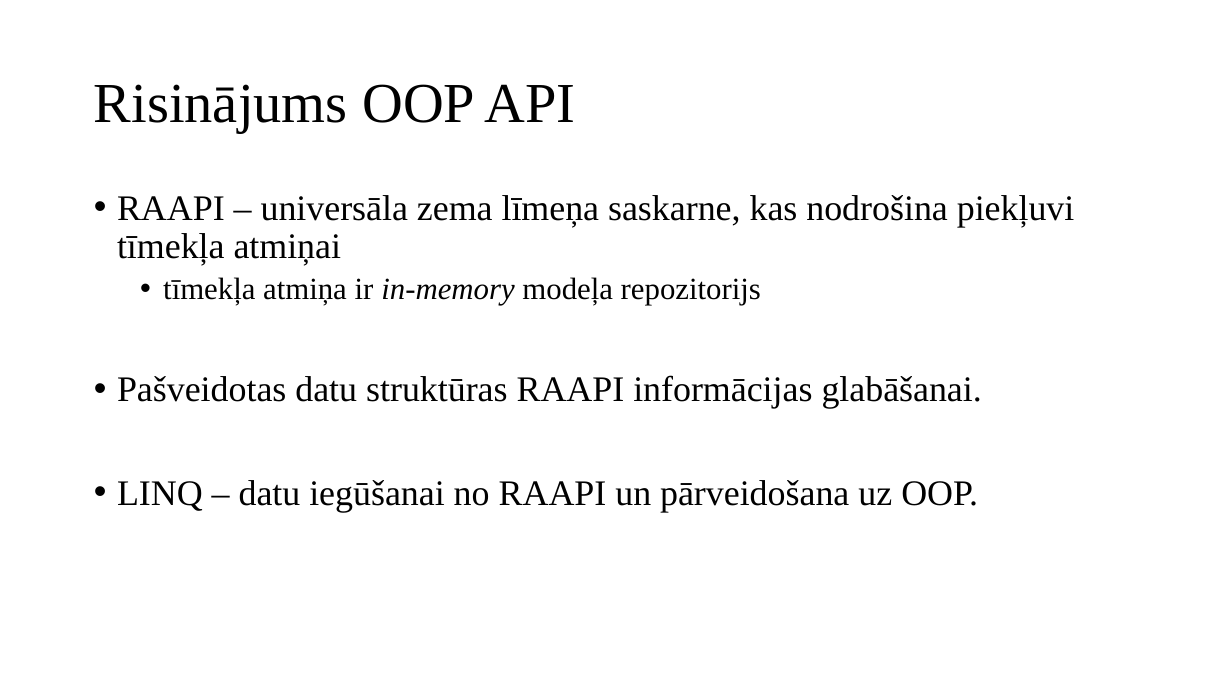
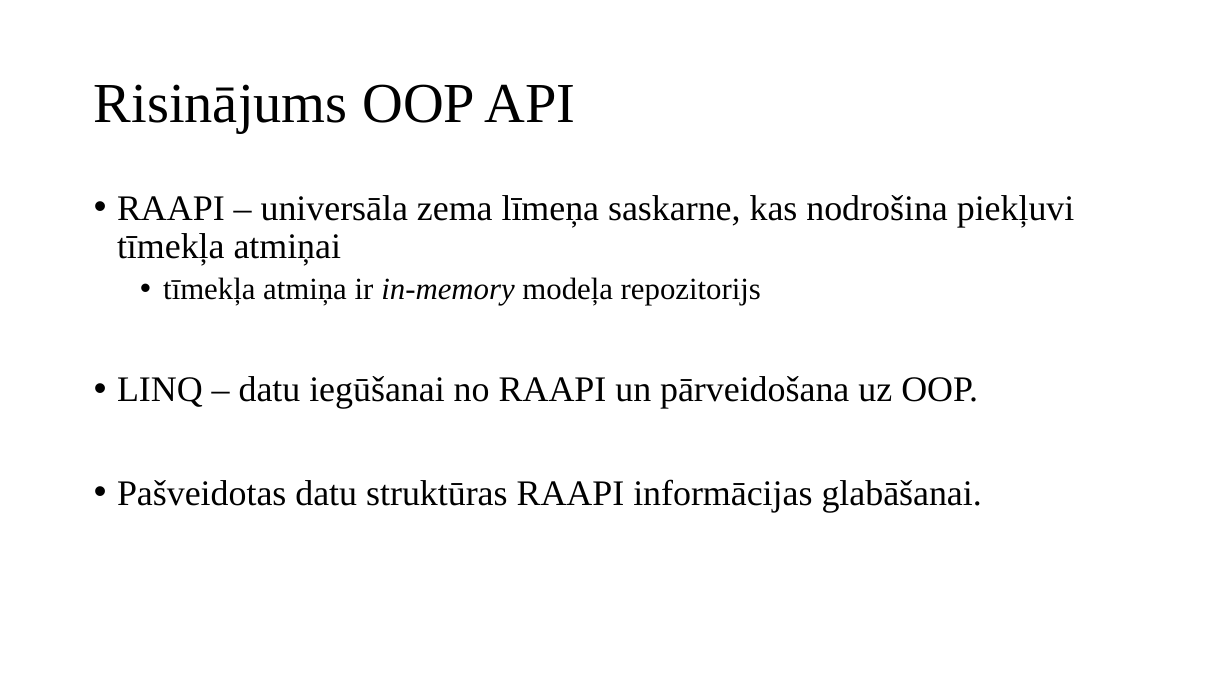
Before and after one commit to artiks12/webAppOS, a slide deck: slide 8 of src/Qualification project/Documentation/Prezentācija_ap19122.pptx. Drawn at 1232x693 pixels with LibreOffice and Linux fonts; fonts in the diff are those of the drawing. Boxes give left, top, right and bottom in pixels: in the first picture for what was removed or moved away, otherwise in the second. Text is boxed around its words. In the diff, an @@ line names an element or a change of style, - is before the commit and + after.

```diff
--- a/src/Qualification project/Documentation/Prezentācija_ap19122.pptx
+++ b/src/Qualification project/Documentation/Prezentācija_ap19122.pptx
@@ text at (117,376,978,409): paragraph added @@
+• LINQ – datu iegūšanai no RAAPI un pārveidošana uz OOP.
@@ text at (117,480,978,512): paragraph removed @@
-• LINQ – datu iegūšanai no RAAPI un pārveidošana uz OOP.
```
Also in this commit, not shown: 3 other slides changed, 1 other file.
